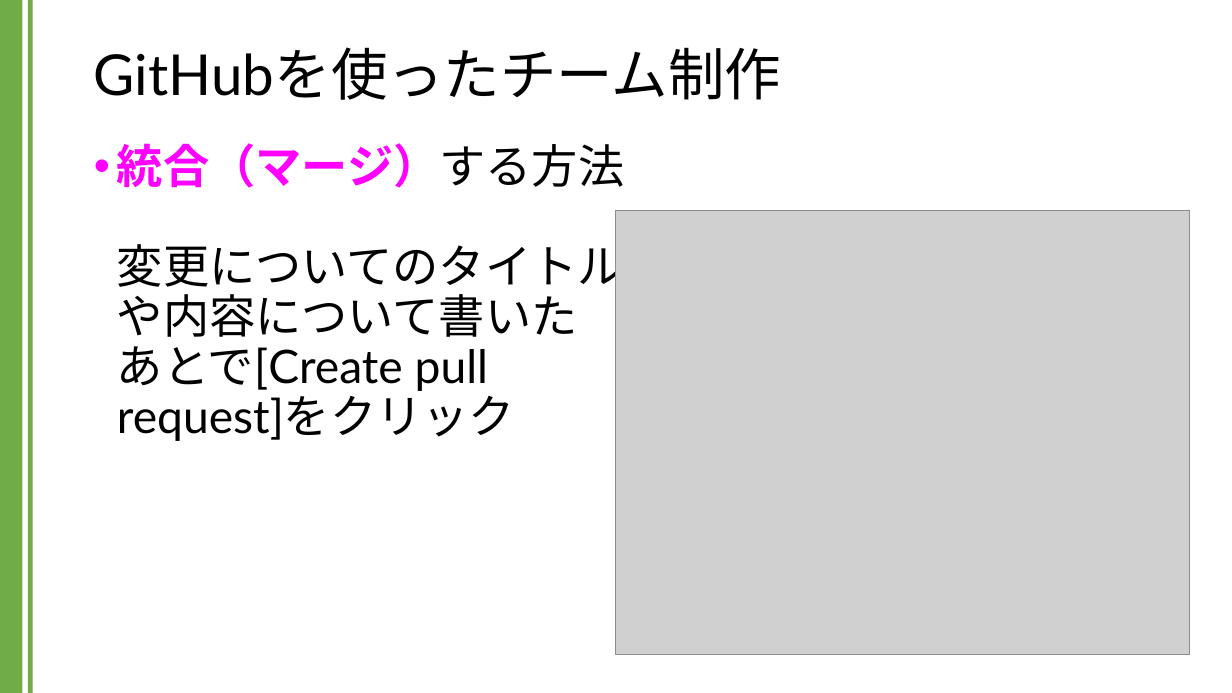
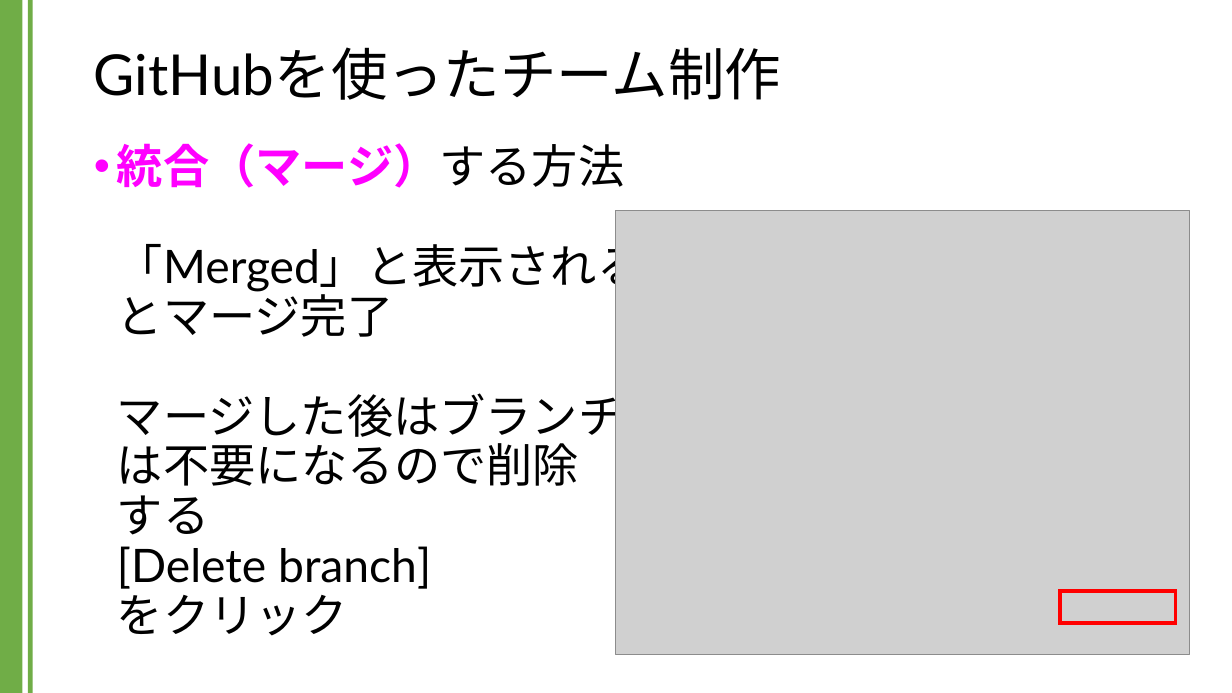
Before and after one commit to kic-murata/cpp2024, a slide deck: slide 43 of 授業資料/GitHubを用いたチーム制作.pptx. Drawn at 1232x693 pixels with LibreOffice and Linux fonts; fonts in the diff are those of the drawing; grey boxes stand for pictures. Boxes give left, top, right and bottom in pixels: in the first picture for what was removed or moved away, otherwise in the second. Text is boxed around its words. In the diff, an @@ line names an element or a change of style, - is before the commit and + after.

```diff
--- a/授業資料/GitHubを用いたチーム制作.pptx
+++ b/授業資料/GitHubを用いたチーム制作.pptx
@@ text at (117, 143, 643, 636): text changed @@
-• 統合（マージ）する方法
-  変更についてのタイトル
-  や内容について書いた
-  あとで[Create pull
-  request]をクリック
+• 統合（マージ）する方法
+  「Merged」と表示される
+  とマージ完了
+  マージした後はブランチ
+  は不要になるので削除
+  する
+  [Delete branch]
+  をクリック
@@ rectangle added at (1060, 592, 1176, 624), outline #FF0000 3 pt @@
```
Also in this commit, not shown: 6 other slides changed, 1 other file.
